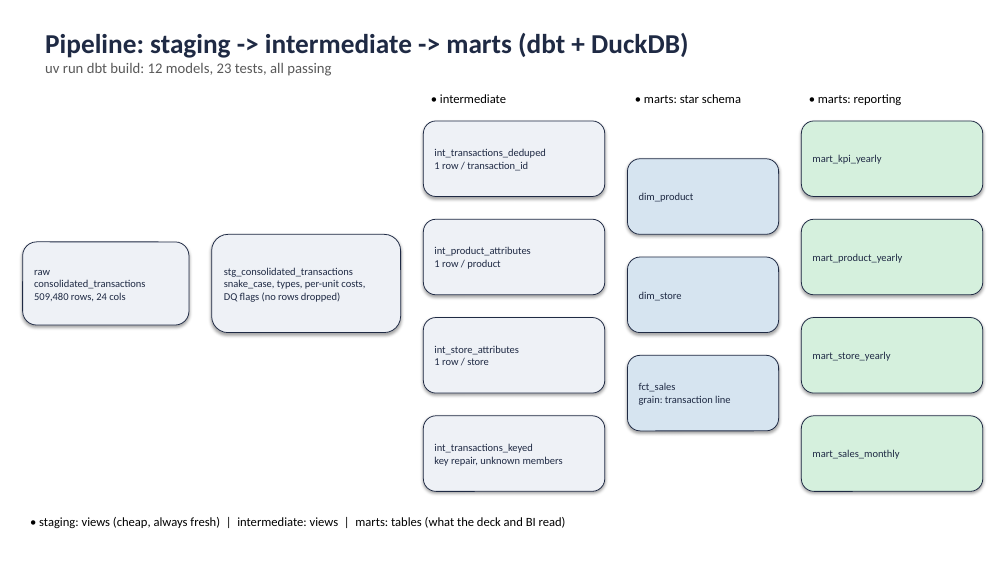
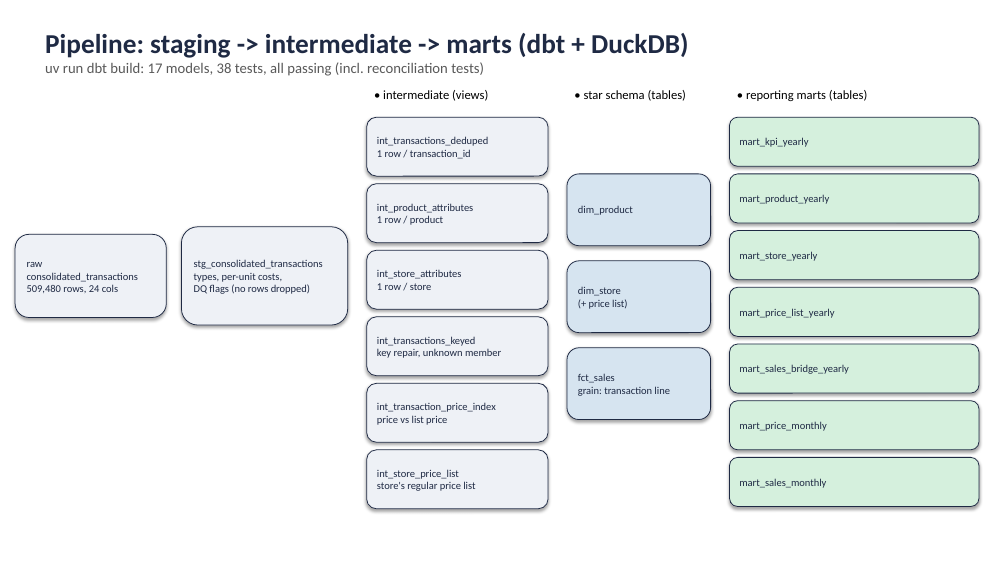
Before and after one commit to GaetyCodes/dbt-test-assignment, a slide deck: slide 3 of deliverables/ceo_sales_review.pptx. Drawn at 1008x567 pixels with LibreOffice and Linux fonts; fonts in the diff are those of the drawing. Boxes give left, top, right and bottom in pixels: in the first picture for what was removed or moved away, otherwise in the second. Text is boxed around its words. In the diff, an @@ line names an element or a change of style, - is before the commit and + after.

```diff
--- a/deliverables/ceo_sales_review.pptx
+++ b/deliverables/ceo_sales_review.pptx
@@ text at [45,62,484,76]: text changed @@
-uv run dbt build: 12 models, 23 tests, all passing
+uv run dbt build: 17 models, 38 tests, all passing (incl. reconciliation tests)
@@ rounded rectangle "int_transactions_deduped": place and size @@
-rounded rectangle "int_transactions_deduped" at [423,121,605,197]
+rounded rectangle "int_transactions_deduped" at [367,117,548,176]
@@ text at [383,90,488,101]: text changed @@
-• intermediate
+• intermediate (views)
@@ text at [584,90,686,101]: text changed @@
-• marts: star schema
+• star schema (tables)
@@ rounded rectangle "mart_kpi_yearly": place and size @@
-rounded rectangle "mart_kpi_yearly" at [802,121,983,197]
+rounded rectangle "mart_kpi_yearly" at [730,117,979,166]
@@ text at [746,90,867,101]: text changed @@
-• marts: reporting
+• reporting marts (tables)
@@ rounded rectangle "dim_product": place and size @@
-rounded rectangle "dim_product" at [628,159,779,234]
+rounded rectangle "dim_product" at [567,174,711,246]
@@ rounded rectangle "mart_product_yearly": place and size @@
-rounded rectangle "mart_product_yearly" at [802,219,983,295]
+rounded rectangle "mart_product_yearly" at [730,174,979,223]
@@ rounded rectangle "int_product_attributes": place and size @@
-rounded rectangle "int_product_attributes" at [423,219,605,295]
+rounded rectangle "int_product_attributes" at [367,184,548,243]
@@ rounded rectangle "raw": place and size @@
-rounded rectangle "raw" at [23,242,189,325]
+rounded rectangle "raw" at [15,234,166,318]
@@ rounded rectangle "stg_consolidated_transactions": place and size @@
-rounded rectangle "stg_consolidated_transactions" at [212,234,401,333]
+rounded rectangle "stg_consolidated_transactions" at [181,227,348,325]
@@ rounded rectangle "mart_store_yearly": place and size @@
-rounded rectangle "mart_store_yearly" at [802,318,983,393]
+rounded rectangle "mart_store_yearly" at [730,231,979,280]
@@ rounded rectangle "int_store_attributes": place and size @@
-rounded rectangle "int_store_attributes" at [423,318,605,393]
+rounded rectangle "int_store_attributes" at [367,250,548,309]
@@ rounded rectangle "dim_store": place and size @@
-rounded rectangle "dim_store" at [628,257,779,333]
+rounded rectangle "dim_store" at [567,261,711,333]
@@ text in rounded rectangle at [194,273,282,282]: text changed @@
-snake_case, types, per-unit costs,
+types, per-unit costs,
@@ text in rounded rectangle at [589,299,627,309]: paragraph added @@
+(+ price list)
@@ rounded rectangle added at [730,287,979,337], fill #D5F0DD, outline #1F2A44 0.75 pt, 10 pt, text #1F2A44 @@
+mart_price_list_yearly
@@ rounded rectangle "int_transactions_keyed": place and size @@
-rounded rectangle "int_transactions_keyed" at [423,416,605,492]
+rounded rectangle "int_transactions_keyed" at [367,317,548,376]
@@ text in rounded rectangle at [377,349,501,358]: text changed @@
-key repair, unknown members
+key repair, unknown member
@@ rounded rectangle "fct_sales": place and size @@
-rounded rectangle "fct_sales" at [628,355,779,431]
+rounded rectangle "fct_sales" at [567,348,711,420]
@@ rounded rectangle added at [730,344,979,393], fill #D5F0DD, outline #1F2A44 0.75 pt, 10 pt, text #1F2A44 @@
+mart_sales_bridge_yearly
@@ rounded rectangle added at [367,383,548,442], fill #EEF1F6, outline #1F2A44 0.75 pt, 10 pt, text #1F2A44 @@
+int_transaction_price_index
+price vs list price
@@ rounded rectangle added at [730,401,979,450], fill #D5F0DD, outline #1F2A44 0.75 pt, 10 pt, text #1F2A44 @@
+mart_price_monthly
@@ rounded rectangle added at [367,450,548,509], fill #EEF1F6, outline #1F2A44 0.75 pt, 10 pt, text #1F2A44 @@
+int_store_price_list
+store's regular price list
@@ rounded rectangle "mart_sales_monthly": place and size @@
-rounded rectangle "mart_sales_monthly" at [802,416,983,492]
+rounded rectangle "mart_sales_monthly" at [730,457,979,507]
@@ text removed at [39,517,566,528] @@
-• staging: views (cheap, always fresh) | intermediate: views | marts: tables (what the deck and BI read)
```
Also in this commit, not shown: 7 other slides changed, 4 slides added, 4 slides removed, 2 other files.
